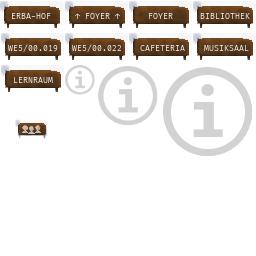
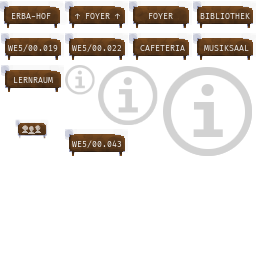
Layered file, before and after one edit (256x256). Changes by layer:
added group "WE5/00.043" with 5 layers above "Bib-Lernraum" over [65, 129, 128, 156]
added layer "WE5/00.043 #1" in group "WE5/00.043" over [72, 140, 122, 148]
added layer "shield-highlight #11" (color dodge, 26%) in group "WE5/00.043" over [67, 129, 128, 153]
added layer "shield-shadow-Kopie #11" (multiply, 81%) in group "WE5/00.043" over [65, 129, 125, 152]
added layer "shield-shadow #11" (multiply) in group "WE5/00.043" over [69, 134, 125, 156]
added layer "shield-foundation #11" in group "WE5/00.043" over [69, 134, 125, 156]
